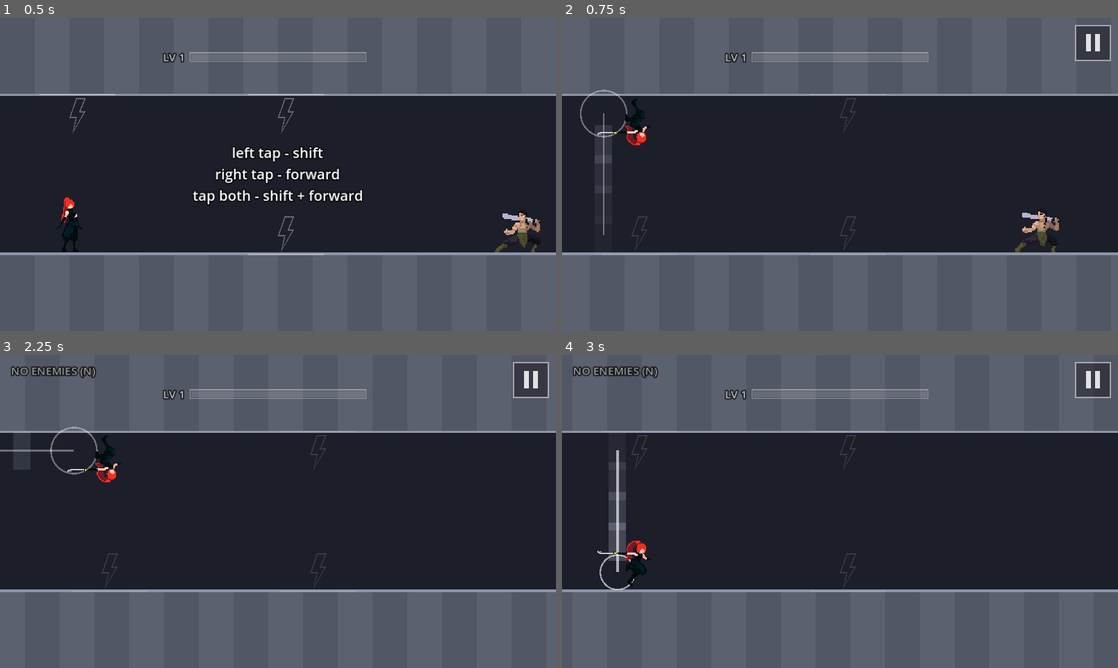
Above: before the commit, frames 1-4 (two rows, left to right).
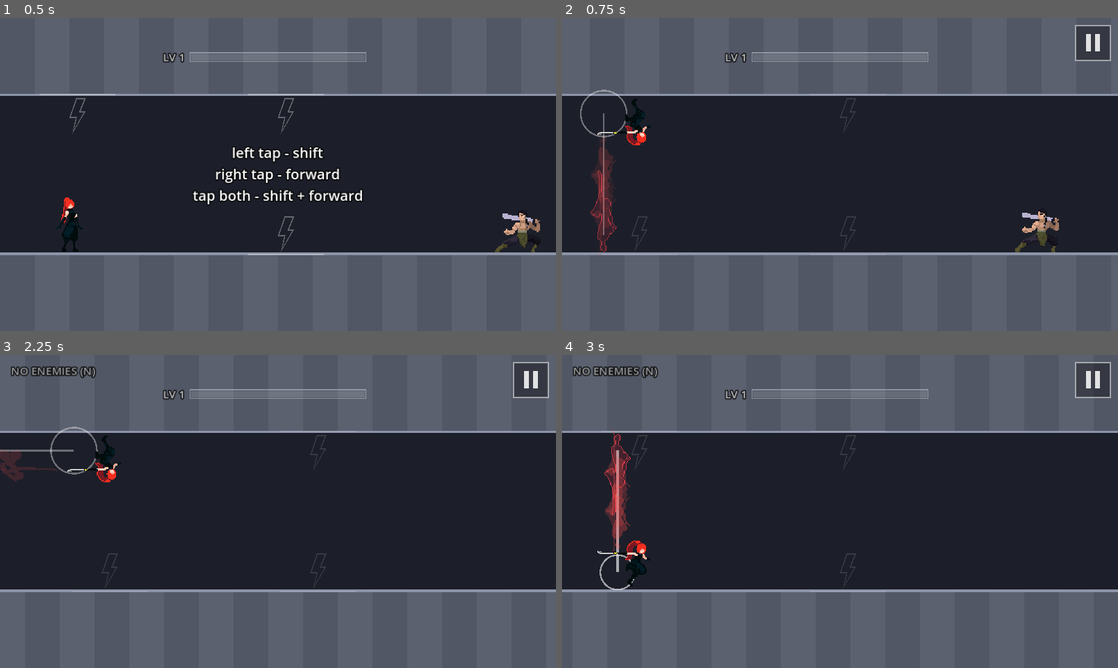
Above: after the commit, the same moments.

Repository: fredsbreads/game-off
Game: Godot game, scene res://scenes/main.tscn
Same seed, same stepped clock (60 frames per second), same inputs: the game is played once before the commit and once after it.
Inputs (mouse positions are in pixels of both pictures, inside the frame that each line leads up to):
- Up to frame 1 (0.5 s): no input
- Up to frame 2 (0.75 s): tap Enter at 0.5 s; move the mouse to (962, 158) at 0.52 s; hold K (tp_forward) from 0.53 s (still down); hold J (tp_vertical) from 0.53 s (still down); click (962, 158) at 0.67 s
- Up to frame 3 (2.25 s): move the mouse to (166, 527) at 1.27 s; release K (tp_forward) at 1.28 s; release J (tp_vertical) at 1.28 s; tap Shift at 1.35 s; move the mouse to (333, 442) at 2.02 s; hold K (tp_forward) from 2.03 s (still down); tap N at 2.1 s
- Up to frame 4 (3 s): keep holding K (tp_forward); move the mouse to (812, 574) at 2.77 s; tap J (tp_vertical) at 2.85 s; click (812, 574) at 2.92 s

Frame 1 is identical in both runs. In frame 2, 0.8% of the frame differs, in the area x 5-10%, y 34-75%; in frame 3, 0.5%; in frame 4, 1.1%, in the area x 7-13%, y 24-66%.

Commit message:
Teleports leave her throw pose behind: red outline + red afterimages
Forward and diagonal use the forward throw, across the vertical throw.
Replaces the old rectangle trail. Piskel sources in art/.

Diff:
--- a/scripts/fx.gd
+++ b/scripts/fx.gd
@@ -101,9 +101,7 @@
 			"trail":
 				var a: Vector2 = it["a"]
 				var b: Vector2 = it["b"]
-				for g in 4:
-					var p := a.lerp(b, g / 4.0)
-					draw_rect(Rect2(p.x - t * 0.25, p.y - t * 0.55, t * 0.5, t * 1.1), Color(0.85, 0.88, 1, 0.3 * fade * (g + 1) / 4.0))
+				# (The afterimages of her along the path are drawn by player.gd.)
 				draw_line(a, b, Color(1, 1, 1, 0.9 * fade), 1.0 + 5.0 * fade)
 			"ring":
 				var r := lerpf(it["r0"], it["r1"], 1.0 - pow(1.0 - k, 3.0))
--- a/scripts/main.gd
+++ b/scripts/main.gd
@@ -494,6 +494,8 @@
 
 func _teleport(move: int) -> void:
 	var from := Vector2(player.x * Rules.TILE, Rules.body_center_y(player.row))
+	var from_feet := Vector2(player.x * Rules.TILE, Rules.surface_y(player.row))
+	var from_row := player.row
 	var to_x := player.x + Rules.move_dx(move)
 	var to_row := (1 - player.row) if Rules.move_flips_row(move) else player.row
 	var hit := level.enemies_hit_by(move, to_x, to_row)
@@ -518,6 +520,7 @@
 	distance = to_x - START_X
 	var to := Vector2(to_x * Rules.TILE, Rules.body_center_y(to_row))
 	fx.teleport_trail(from, to)
+	player.teleport_afterimages(move, from_feet, from_row)
 
 	if hit.is_empty():
 		player.cooldown = Rules.cooldown_frames()
--- a/scripts/player.gd
+++ b/scripts/player.gd
@@ -38,6 +38,22 @@
 ]
 const ARC_IN_FRONT := [false, false, true]   # as drawn: behind her, or in front
 const ARC_SHADER := preload("res://shaders/swing_arc.gdshader")
+
+# Throw poses for teleports: she throws the sword and flashes to it. The pose
+# lingers where she left as a red outline, and red afterimages of it trail
+# along the path. Forward and diagonal use the forward throw; across uses the
+# vertical throw (sword pointing at the other row).
+const THROW := preload("res://assets/sprites/kunoichi_throw.png")              # 96x96
+const THROW_FEET := RUN_FEET                                                   # drawn over the run pose
+const THROW_VERTICAL := preload("res://assets/sprites/kunoichi_throw_vertical.png")  # 120x120
+const THROW_VERTICAL_FEET := Vector2(59, 102)
+const GHOST_SHADER := preload("res://shaders/ghost.gdshader")
+const GHOST_OUTLINE := Color(1.0, 0.25, 0.3, 0.9)     # the lingering pose where she left
+const GHOST_OUTLINE_FILL := Color(1.0, 0.2, 0.25, 0.2)
+const GHOST_OUTLINE_LIFE := 0.35
+const GHOST_TRAIL_FILL := Color(1.0, 0.3, 0.3, 0.55)  # afterimages along the path
+const GHOST_TRAIL_COUNT := 3
+const GHOST_TRAIL_LIFE := 0.2
 const ARC_SWEEP := 0.08   # seconds to sweep along the swing
 const ARC_HOLD := 0.12    # seconds the full slash stays before fading
 const ARC_FADE := 0.12    # seconds to fade out after that
@@ -165,6 +181,44 @@
 	_arc.scale = Vector2(SPRITE_SCALE, SPRITE_SCALE * (-1.0 if row == Rules.Row.CEILING else 1.0))
 	_arc_time = 0.0
 	_update_arc()
+
+
+## A teleport just happened from from_feet (world, at her feet) in from_row
+## to where she is now: leave the throw pose behind as a fading red outline,
+## and red afterimages of it along the way.
+func teleport_afterimages(move: int, from_feet: Vector2, from_row: int) -> void:
+	var tex: Texture2D = THROW_VERTICAL if move == Rules.Move.VERTICAL else THROW
+	var feet: Vector2 = THROW_VERTICAL_FEET if move == Rules.Move.VERTICAL else THROW_FEET
+	var to_feet := Vector2(x * Rules.TILE, Rules.surface_y(row))
+	_ghost(tex, feet, from_feet, from_row, GHOST_OUTLINE_FILL, GHOST_OUTLINE, GHOST_OUTLINE_LIFE, 1.0)
+	for i in range(1, GHOST_TRAIL_COUNT + 1):
+		var k := float(i) / (GHOST_TRAIL_COUNT + 1)
+		var on_row := from_row if k < 0.5 else row   # flips halfway across
+		# Nearer her = a bit stronger.
+		_ghost(tex, feet, from_feet.lerp(to_feet, k), on_row, GHOST_TRAIL_FILL, Color(0, 0, 0, 0),
+			GHOST_TRAIL_LIFE, 0.4 + 0.6 * k)
+
+
+func _ghost(tex: Texture2D, feet: Vector2, pos: Vector2, on_row: int, fill: Color, outline: Color, life: float, alpha: float) -> void:
+	var g := Sprite2D.new()
+	g.texture = tex
+	g.centered = false
+	g.offset = -feet
+	g.texture_filter = CanvasItem.TEXTURE_FILTER_NEAREST
+	g.top_level = true   # stays where it was left
+	g.global_position = pos
+	g.scale = Vector2(SPRITE_SCALE, SPRITE_SCALE * (-1.0 if on_row == Rules.Row.CEILING else 1.0))
+	g.z_index = -2       # behind her and her slash
+	var m := ShaderMaterial.new()
+	m.shader = GHOST_SHADER
+	m.set_shader_parameter("fill", fill)
+	m.set_shader_parameter("outline", outline)
+	g.material = m
+	g.modulate.a = alpha
+	add_child(g)
+	var tween := g.create_tween()
+	tween.tween_property(g, "modulate:a", 0.0, life)
+	tween.tween_callback(g.queue_free)
 
 
 ## The arc runs on real time (even during the kill freeze): sweep, then fade.
--- /dev/null
+++ b/shaders/ghost.gdshader
@@ -0,0 +1,27 @@
+shader_type canvas_item;
+// An afterimage of her: the sprite's shape filled with `fill`, with an
+// optional 1-pixel `outline` around it (drawn just outside the shape).
+// The node's modulate alpha fades the whole thing.
+
+uniform vec4 fill : source_color = vec4(1.0, 0.3, 0.3, 0.5);
+uniform vec4 outline : source_color = vec4(0.0);
+
+varying float fade;
+
+void vertex() {
+	fade = COLOR.a;
+}
+
+void fragment() {
+	float a = texture(TEXTURE, UV).a;
+	vec2 px = TEXTURE_PIXEL_SIZE;
+	float n = texture(TEXTURE, UV + vec2(px.x, 0.0)).a + texture(TEXTURE, UV - vec2(px.x, 0.0)).a
+		+ texture(TEXTURE, UV + vec2(0.0, px.y)).a + texture(TEXTURE, UV - vec2(0.0, px.y)).a;
+	if (a > 0.0) {
+		COLOR = vec4(fill.rgb, fill.a * fade);
+	} else if (n > 0.0 && outline.a > 0.0) {
+		COLOR = vec4(outline.rgb, outline.a * fade);
+	} else {
+		discard;
+	}
+}
Binary file added: assets/sprites/kunoichi_throw.png
Not shown, added: assets/sprites/kunoichi_throw.png.import
Binary file added: assets/sprites/kunoichi_throw_vertical.png
Not shown, added: assets/sprites/kunoichi_throw_vertical.png.import
Not shown, added: art/red_flash_throw.piskel
Not shown, added: art/red_flash_vertical_throw.piskel
